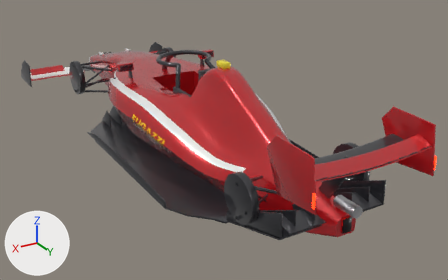
The Blender file content/cars/fugazzi-sf26/fugazzi_sf26.blend as it was, and as the next commit left it.
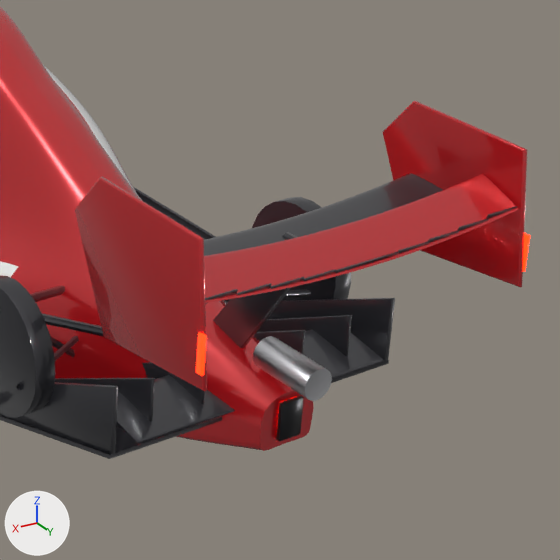
Old and new are each drawn whole from a camera (50 mm lens) standing at (2.66, 5.08, 2.51) and looking at (-0.29, 0.17, 0.06) and again close up on the part from 53% to 100% of the width and 25% to 99% of the height. Arrows for +X, +Y and +Z are at lower left; the lights stay in place. The first two pictures are the older version.

The older version as bpy lines, for what is in view:
```python
me_fugazzi_sf26 = bpy.data.meshes.new('fugazzi_sf26')
me_fugazzi_sf26.from_pydata(...)  # 24246 vertices, 22584 faces; spans x -0.91..0.91, y -3.02..2.56, z 0.0..1.02
me_fugazzi_sf26.materials.append(mat_car_paint)  # red #c51921
me_fugazzi_sf26.materials.append(mat_car_accent)  # white #f7f7f6
me_fugazzi_sf26.materials.append(mat_car_carbon)  # dark grey #303035
me_fugazzi_sf26.materials.append(mat_car_metal)  # light grey #c8c8cb
me_fugazzi_sf26.materials.append(mat_car_lamp_housing)  # black #242427
me_fugazzi_sf26.materials.append(mat_car_rainlight)  # red #cb2727, glowing red #ff2700
me_fugazzi_sf26.materials.append(mat_car_glass)  # dark blue #273038
me_fugazzi_sf26.materials.append(mat_car_seat)  # dark grey #3f3f45
me_fugazzi_sf26.materials.append(mat_car_alcantara)  # dark grey #3c3c3f
me_fugazzi_sf26.materials.append(mat_car_interior)  # dark grey #4d4d50
me_fugazzi_sf26.materials.append(mat_car_tcam)  # yellow #f9e73f
me_fugazzi_sf26.materials.append(mat_car_decal)  # white #f7f7f6
me_fugazzi_sf26.materials.append(mat_car_trim)  # black #222224
me_fugazzi_sf26.materials.append(mat_car_logo)
ob_fugazzi_sf26 = bpy.data.objects.new('fugazzi_sf26', me_fugazzi_sf26)
ob_fugazzi_sf26.location = (0.0, 0.0, 0.0)
```
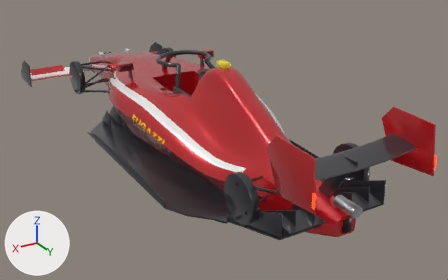
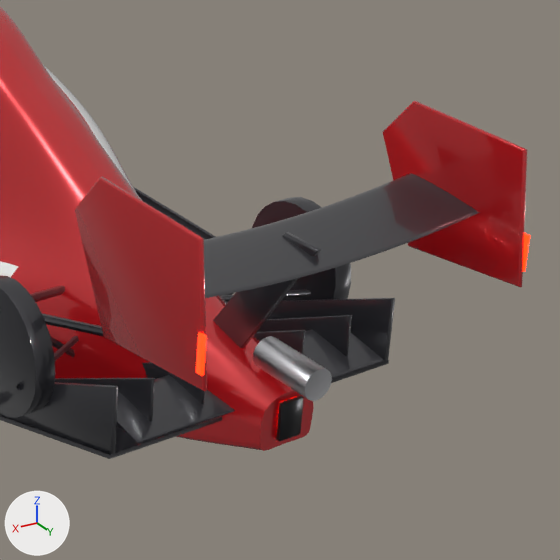
Where the change shows, as pixel boxes (x1, y1, x2, y2) in the close-ups (560 x 560 px):
part 1 of me_fugazzi_sf26, deleted: before (204, 174, 519, 303)

Patch to the scene script:
```diff
--- a/content/cars/fugazzi-sf26/fugazzi_sf26.blend.py
+++ b/content/cars/fugazzi-sf26/fugazzi_sf26.blend.py
@@ me_fugazzi_sf26 @@
 # used by ob_fugazzi_sf26; location = (0.0, 0.0, 0.0)
-me_fugazzi_sf26.from_pydata(...)  # 24246 vertices, 22584 faces; spans x -0.91..0.91, y -3.02..2.56, z 0.0..1.02
+me_fugazzi_sf26.from_pydata(...)  # 22911 vertices, 21303 faces; spans x -0.91..0.91, y -3.02..2.56, z 0.0..1.02
+# me_fugazzi_sf26 part 1: 10 loose pieces with 1335 vertices, spanning x -0.5..0.5, y 2.4..2.53, z 0.79..0.88, are deleted
 me_fugazzi_sf26.materials.append(mat_car_paint)
```
